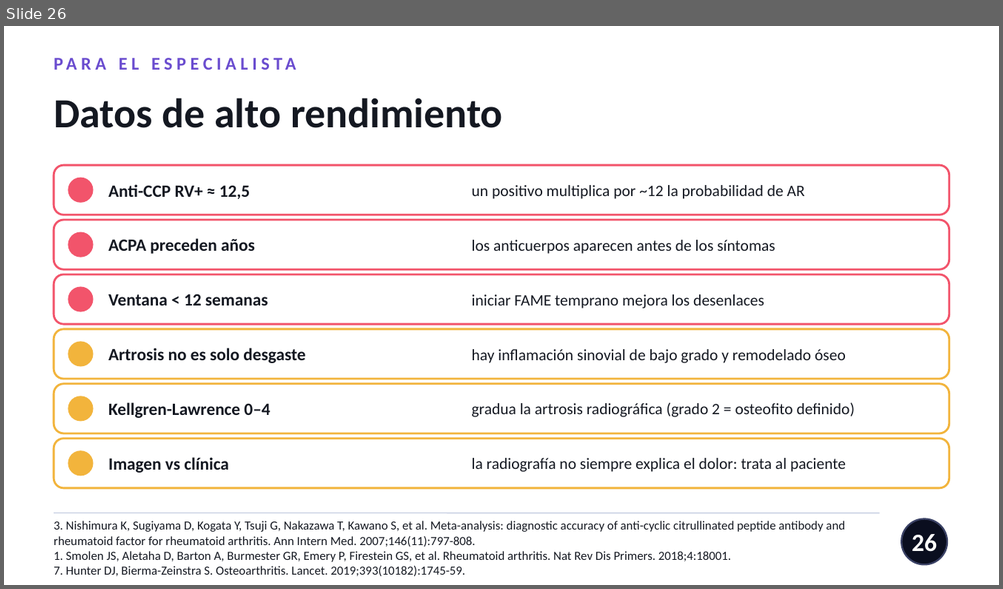
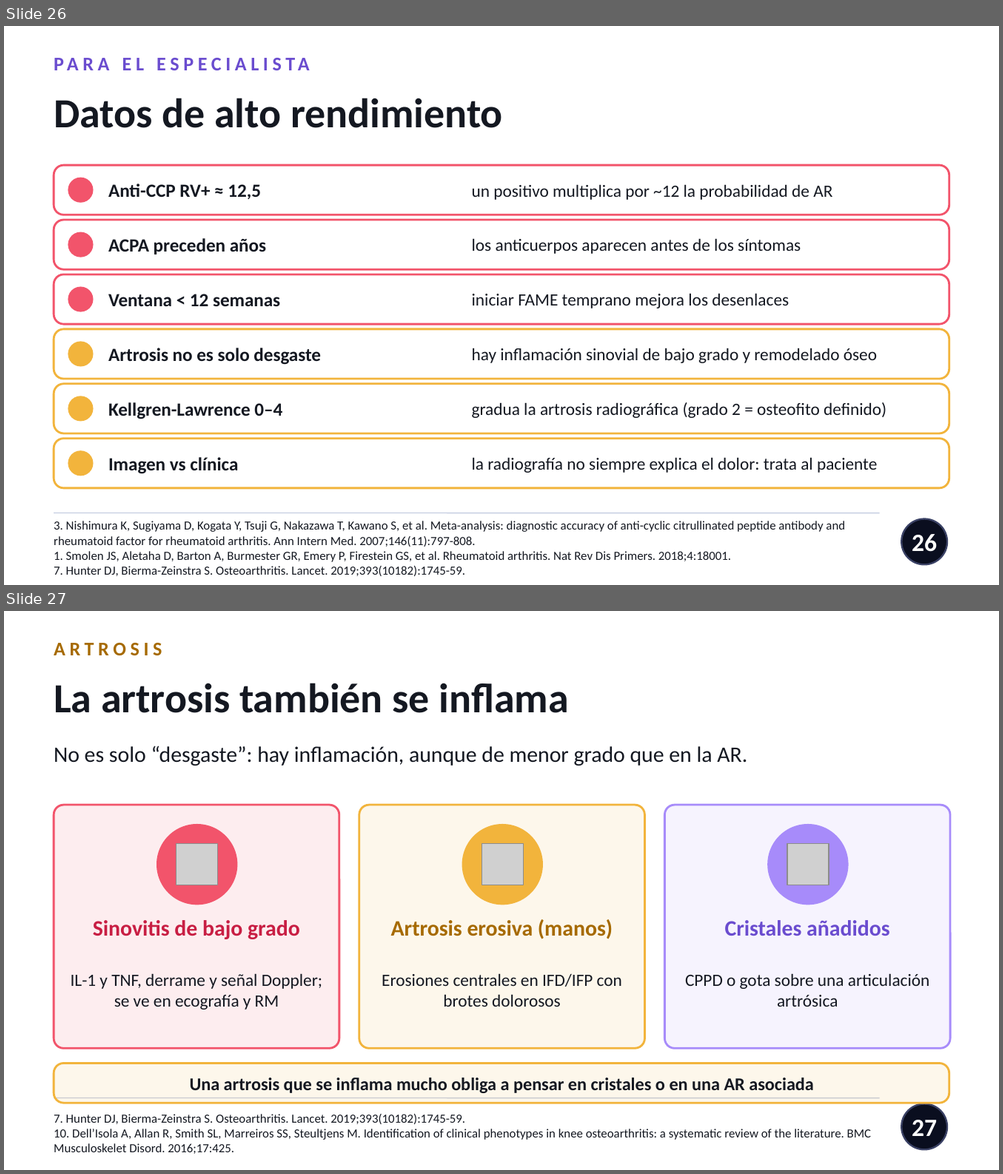
Before and after one commit to nestor120512/nes, a slide deck: Dx_AR_vs_artrosis.pptx. Shown one above the other, each under a label of ours: slide 26 before the commit, slides 26 and 27 after it. The pictures are 1003x589 and 1003x1174 pixels, drawn with LibreOffice and Linux fonts; fonts in the diff are those of the drawing; grey boxes stand for pictures. Boxes give left, top, right and bottom in pixels: in the first picture for what was removed or moved away, otherwise in the second. Text is boxed around its words. In the diff, an @@ line names an element or a change of style, - is before the commit and + after.

```diff
--- a/Dx_AR_vs_artrosis.pptx
+++ b/Dx_AR_vs_artrosis.pptx
@@ slide 27 added at (4, 611, 999, 1170), background #FFFFFF @@
@@ text added at (54, 643, 162, 655), 14 pt, text #A66A00, bold @@
+ARTROSIS
@@ text added at (54, 683, 569, 713), 30 pt, text #141821, bold @@
+La artrosis también se inflama
@@ text added at (54, 746, 747, 766), 16 pt, text #141821 @@
+No es solo “desgaste”: hay inflamación, aunque de menor grado que en la AR.
@@ rounded rectangle added at (54, 805, 339, 1048), fill #F2546B at 10% opacity, outline #F2546B 1.5 pt @@
@@ rounded rectangle added at (359, 805, 645, 1048), fill #F2B43C at 10% opacity, outline #F2B43C 1.5 pt @@
@@ rounded rectangle added at (664, 805, 950, 1048), fill #A78BFA at 10% opacity, outline #A78BFA 1.5 pt @@
@@ ellipse added at (157, 825, 236, 904), fill #F2546B, outline #F2546B 1 pt @@
@@ ellipse added at (463, 825, 542, 904), fill #F2B43C, outline #F2B43C 1 pt @@
@@ ellipse added at (768, 825, 848, 904), fill #A78BFA, outline #A78BFA 1 pt @@
@@ picture added at (176, 843, 218, 886) @@
@@ picture added at (481, 843, 523, 886) @@
@@ picture added at (787, 843, 828, 886) @@
@@ text added at (93, 920, 300, 940), 16 pt, text #C81E43, bold @@
+Sinovitis de bajo grado
@@ text added at (391, 920, 612, 940), 16 pt, text #A66A00, bold @@
+Artrosis erosiva (manos)
@@ text added at (725, 920, 890, 936), 16 pt, text #6A4CCF, bold @@
+Cristales añadidos
@@ text added at (71, 974, 322, 1010), 12.5 pt, text #141821 @@
+IL-1 y TNF, derrame y señal Doppler; se ve en ecografía y RM
@@ text added at (381, 974, 622, 1007), 12.5 pt, text #141821 @@
+Erosiones centrales en IFD/IFP con brotes dolorosos
@@ text added at (685, 974, 930, 1007), 12.5 pt, text #141821 @@
+CPPD o gota sobre una articulación artrósica
@@ rounded rectangle added at (54, 1064, 949, 1103), fill #F2B43C at 10% opacity, outline #F2B43C 1.5 pt @@
@@ line added from (54, 1099) to (879, 1099), #C4CCE0 0.75 pt @@
@@ text added at (190, 1078, 814, 1093), 13 pt, text #141821, bold @@
+Una artrosis que se inflama mucho obliga a pensar en cristales o en una AR asociada
@@ text added at (54, 1114, 871, 1154), 9 pt, text #141821 @@
+7. Hunter DJ, Bierma-Zeinstra S. Osteoarthritis. Lancet. 2019;393(10182):1745-59.
+10. Dell’Isola A, Allan R, Smith SL, Marreiros SS, Steultjens M. Identification of clinical phenotypes in knee osteoarthritis: a systematic review of the literature. BMC Musculoskelet Disord. 2016;17:425.
@@ ellipse added at (901, 1105, 947, 1150), fill #0A0E1F, outline #3A4165 1.25 pt @@
@@ page number added at (911, 1120, 936, 1136), 18 pt, text #FFFFFF, bold @@
+27
@@ slide 26 changed as well @@
@@ text "PARA EL ESPECIALISTA" at (54, 48, 909, 78): size 13 to 14 pt @@
@@ size 12.5 to 13.5 pt in 6 elements at (108, 184, 261, 199), (108, 238, 266, 255), (108, 294, 280, 306), (108, 348, 321, 365), (108, 403, 282, 420), (108, 457, 238, 474) @@
@@ size 11.5 to 12.5 pt in 6 elements at (472, 184, 832, 200), (472, 238, 800, 254), (472, 293, 788, 309), (472, 348, 876, 363), (472, 403, 886, 418), (472, 457, 876, 473) @@
```
Also in this commit, not shown: 31 other slides changed, 1 other slide added.
